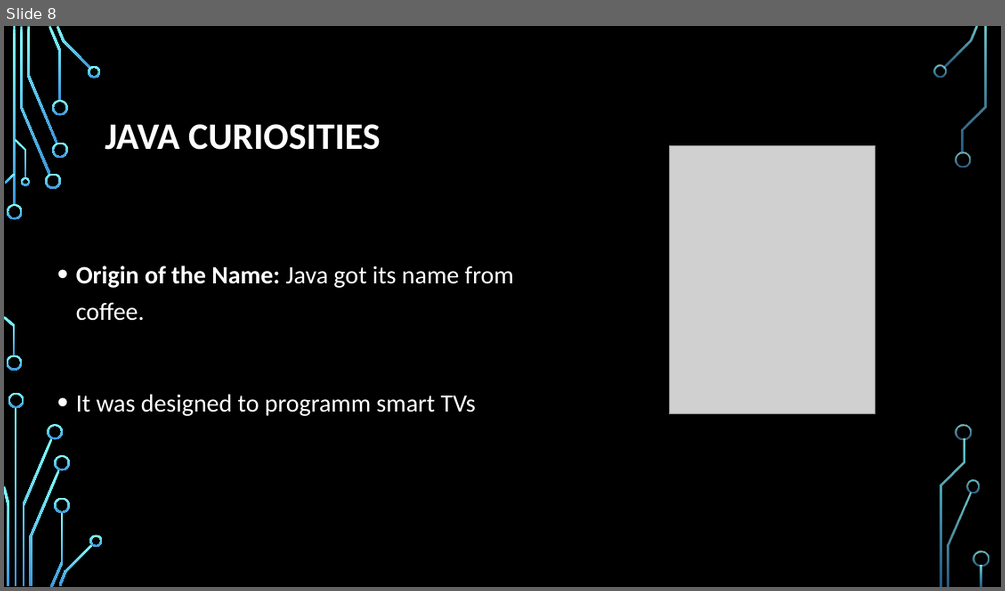
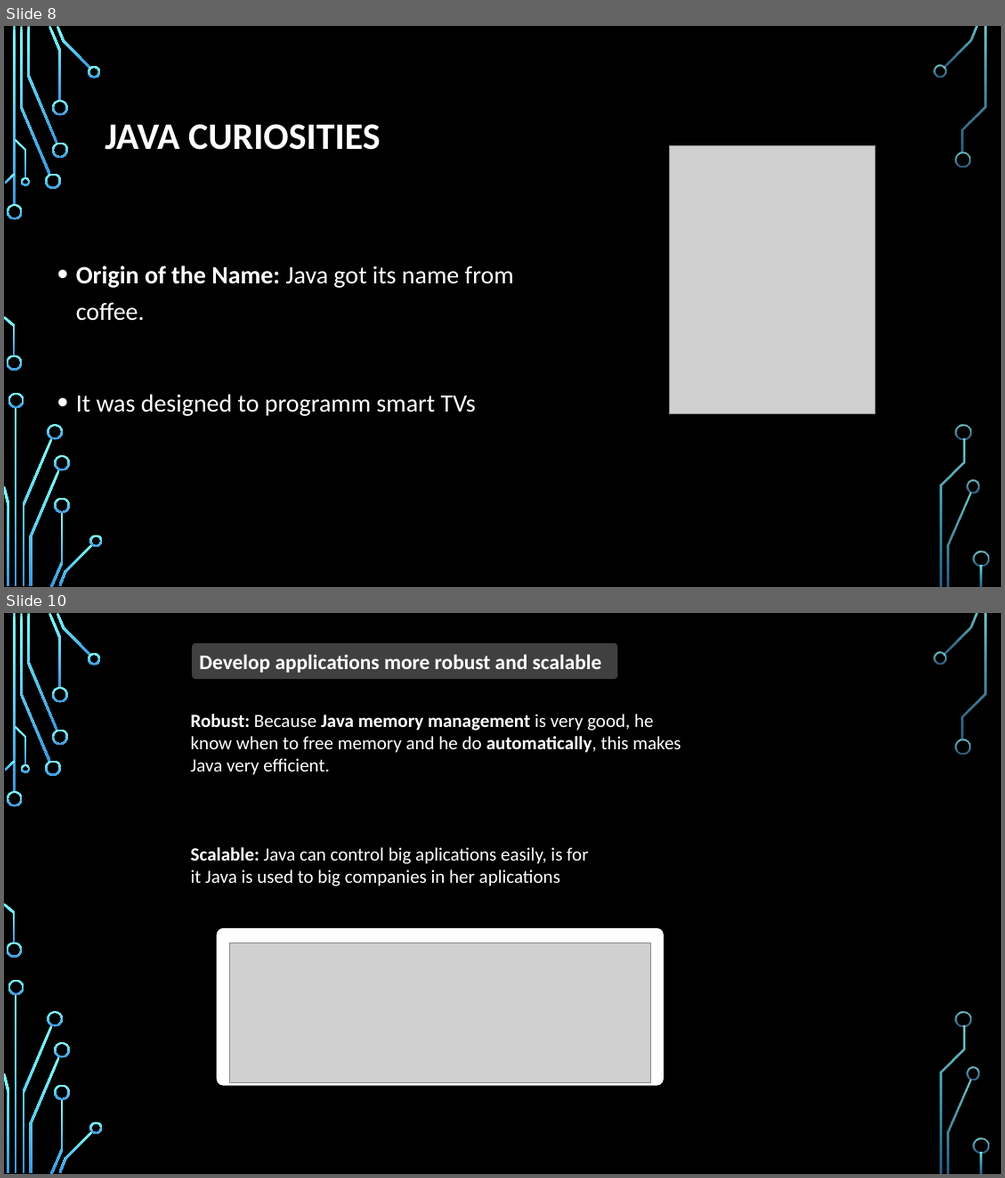
Before and after one commit to Xukialb/AE-4.-Programming-Languages, a slide deck: Java_English - Alberto.pptx. Shown one above the other, each under a label of ours: slide 8 before the commit, slides 8 and 10 after it; the slides between them are not shown. The pictures are 1005x591 and 1005x1178 pixels, drawn with LibreOffice and Linux fonts; fonts in the diff are those of the drawing; grey boxes stand for pictures; background and template pictures are left out. Boxes give left, top, right and bottom in pixels: in the first picture for what was removed or moved away, otherwise in the second. Text is boxed around its words. In the diff, an @@ line names an element or a change of style, - is before the commit and + after.

```diff
--- a/Java_English - Alberto.pptx
+++ b/Java_English - Alberto.pptx
@@ slide 10 added at <box>4,613,1001,1174</box>, background picture (left out); not listed: 36 template elements that a slide beside it also shows @@
@@ rounded rectangle added at <box>192,643,617,679</box>, fill #404040 @@
@@ text added at <box>199,654,602,673</box>, 20 pt, text #FFFFFF, bold @@
+Develop applications more robust and scalable
@@ text added at <box>191,714,680,775</box>, 18 pt, text #FFFFFF @@
+Robust: Because Java memory management is very good, he know when to free memory and he do automatically, this makes Java very efficient.
@@ text added at <box>191,847,588,886</box>, 18 pt, text #FFFFFF @@
+Scalable: Java can control big aplications easily, is for it Java is used to big companies in her aplications
@@ rounded rectangle added at <box>217,928,663,1085</box>, fill #FEFEFE @@
@@ picture added at <box>230,943,651,1083</box> @@
```
Also in this commit, not shown: 3 other slides added.
